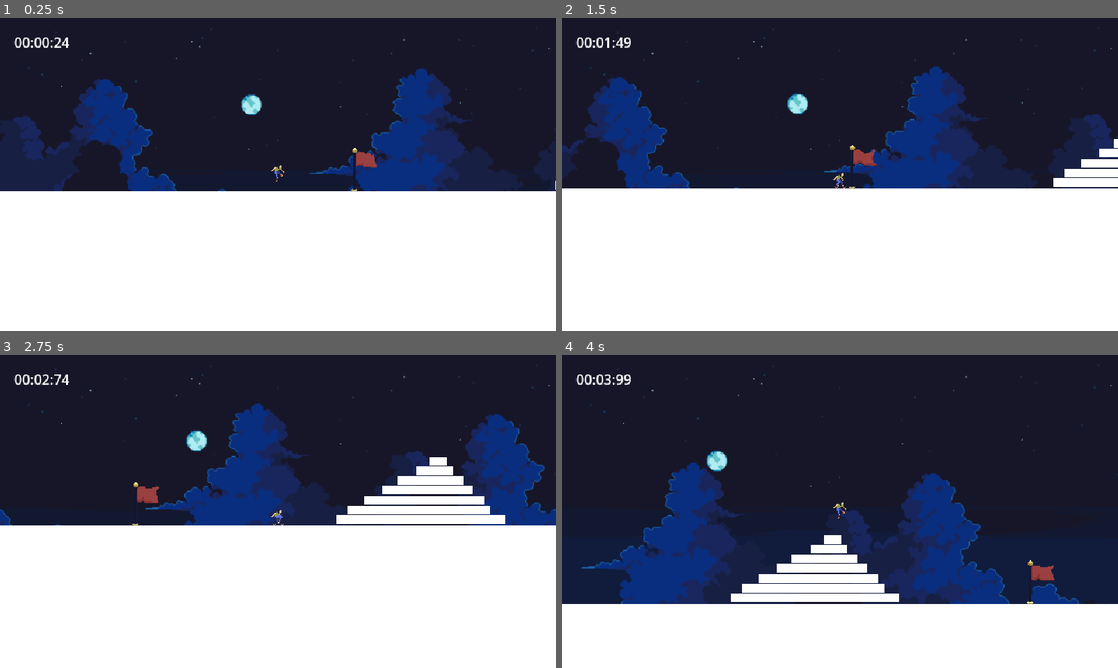
Above: before the commit, frames 1-4 (two rows, left to right).
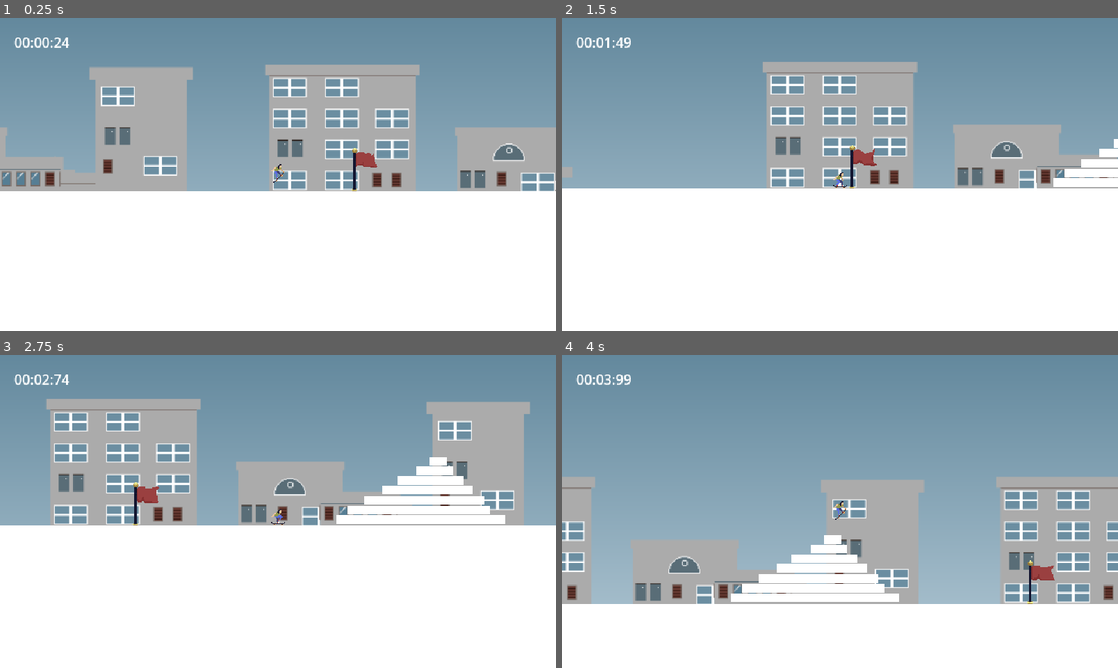
Above: after the commit, the same moments.

Repository: Minipeps/SpeedJam-8
Game: Godot game, scene res://2D/TestPlayerLevel.tscn
Same seed, same stepped clock (60 frames per second), same inputs: the game is played once before the commit and once after it. This scene is started directly instead of the project's main scene.
Inputs (mouse positions are in pixels of both pictures, inside the frame that each line leads up to):
- Up to frame 1 (0.25 s): no input
- Up to frame 2 (1.5 s): tap Enter (ui_accept) at 0.5, 0.77 s; move the mouse to (962, 158) at 0.52 s; hold Right (player_move_right) 0.53-1.28 s; tap C (display_end_screen_lose) at 0.6 s; move the mouse to (728, 190) at 1.27 s; hold Down (player_move_down) from 1.28 s (still down); tap X (display_end_screen_win) at 1.35 s
- Up to frame 3 (2.75 s): tap Enter (ui_accept) at 1.52 s; move the mouse to (333, 442) at 2.02 s; release Down (player_move_down) at 2.03 s; hold Right (player_move_right) from 2.03 s (still down); tap C (display_end_screen_lose) at 2.1 s
- Up to frame 4 (4 s): move the mouse to (812, 574) at 2.77 s; release Right (player_move_right) at 2.78 s; hold Up (player_move_up) 2.78-3.53 s; tap X (display_end_screen_win) at 2.85 s; tap Enter (ui_accept) at 3.02, 3.77 s; move the mouse to (1006, 558) at 3.52 s; hold Left (player_move_left) from 3.53 s (still down); tap C (display_end_screen_lose) at 3.6 s

The runs differ from the first frame. In frame 1, 55% of the frame differs, in the area x 0-100%, y 0-56%; in frame 2, 53%; in frame 3, 51%; in frame 4, 76%, in the area x 0-100%, y 0-80%.

Commit message:
new background

Diff:
--- a/Parallax/Parallax.tscn
+++ b/Parallax/Parallax.tscn
@@ -1,9 +1,9 @@
 [gd_scene load_steps=5 format=3 uid="uid://hhg3splfg7rx"]
 
+[ext_resource type="Texture2D" uid="uid://c4674w0up0gts" path="res://Sprites/Parallax/sky.png" id="1_68ogj"]
 [ext_resource type="Texture2D" uid="uid://nj88m1lrjc0h" path="res://Sprites/Parallax/parallax_2.png" id="1_sifxs"]
-[ext_resource type="Texture2D" uid="uid://7084gwbwnmsx" path="res://Sprites/Parallax/parallax_1.png" id="2_grs37"]
 [ext_resource type="Texture2D" uid="uid://ca4j4j6ts8lqg" path="res://Sprites/Parallax/parallax_3.png" id="3_wjtfg"]
-[ext_resource type="Texture2D" uid="uid://dos0sw5ii264p" path="res://Sprites/Parallax/parallax_4.png" id="4_kxutt"]
+[ext_resource type="Texture2D" uid="uid://cg4sb0tr24ujq" path="res://Sprites/Parallax/bg_4.png" id="4_fkki0"]
 
 [node name="Parallax" type="Node2D"]
 
@@ -14,9 +14,10 @@
 [node name="Sprite2D" type="Sprite2D" parent="Parallax2D-1"]
 position = Vector2(320, 180)
 scale = Vector2(1.11111, 1.11111)
-texture = ExtResource("2_grs37")
+texture = ExtResource("1_68ogj")
 
 [node name="Parallax2D-2" type="Parallax2D" parent="."]
+visible = false
 scroll_scale = Vector2(0.25, 0.25)
 repeat_size = Vector2(640, 0)
 
@@ -26,6 +27,7 @@
 texture = ExtResource("1_sifxs")
 
 [node name="Parallax2D-3" type="Parallax2D" parent="."]
+visible = false
 scroll_scale = Vector2(0.75, 0.75)
 repeat_size = Vector2(640, 0)
 
@@ -35,9 +37,10 @@
 texture = ExtResource("3_wjtfg")
 
 [node name="Parallax2D-4" type="Parallax2D" parent="."]
+scroll_offset = Vector2(0, 43)
 repeat_size = Vector2(640, 0)
 
 [node name="Sprite2D" type="Sprite2D" parent="Parallax2D-4"]
 position = Vector2(320, 180)
 scale = Vector2(1.11111, 1.11111)
-texture = ExtResource("4_kxutt")
+texture = ExtResource("4_fkki0")
Binary file added: Sprites/Parallax/bg_4.png
Not shown, added: Sprites/Parallax/bg_4.png.import
